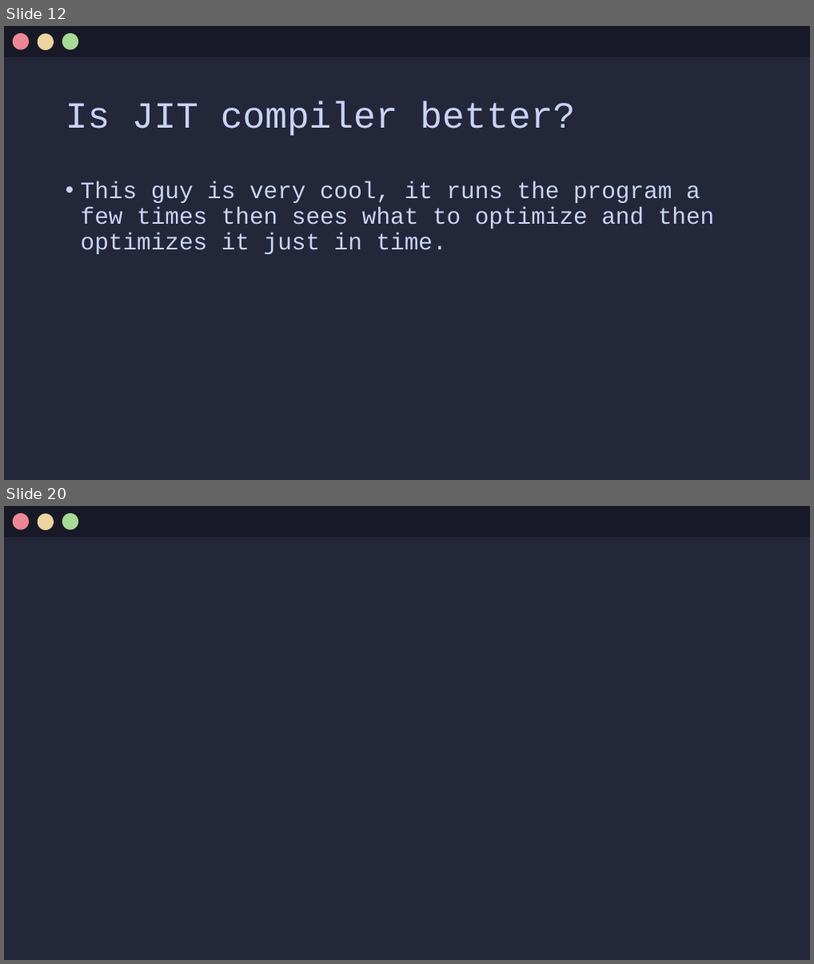
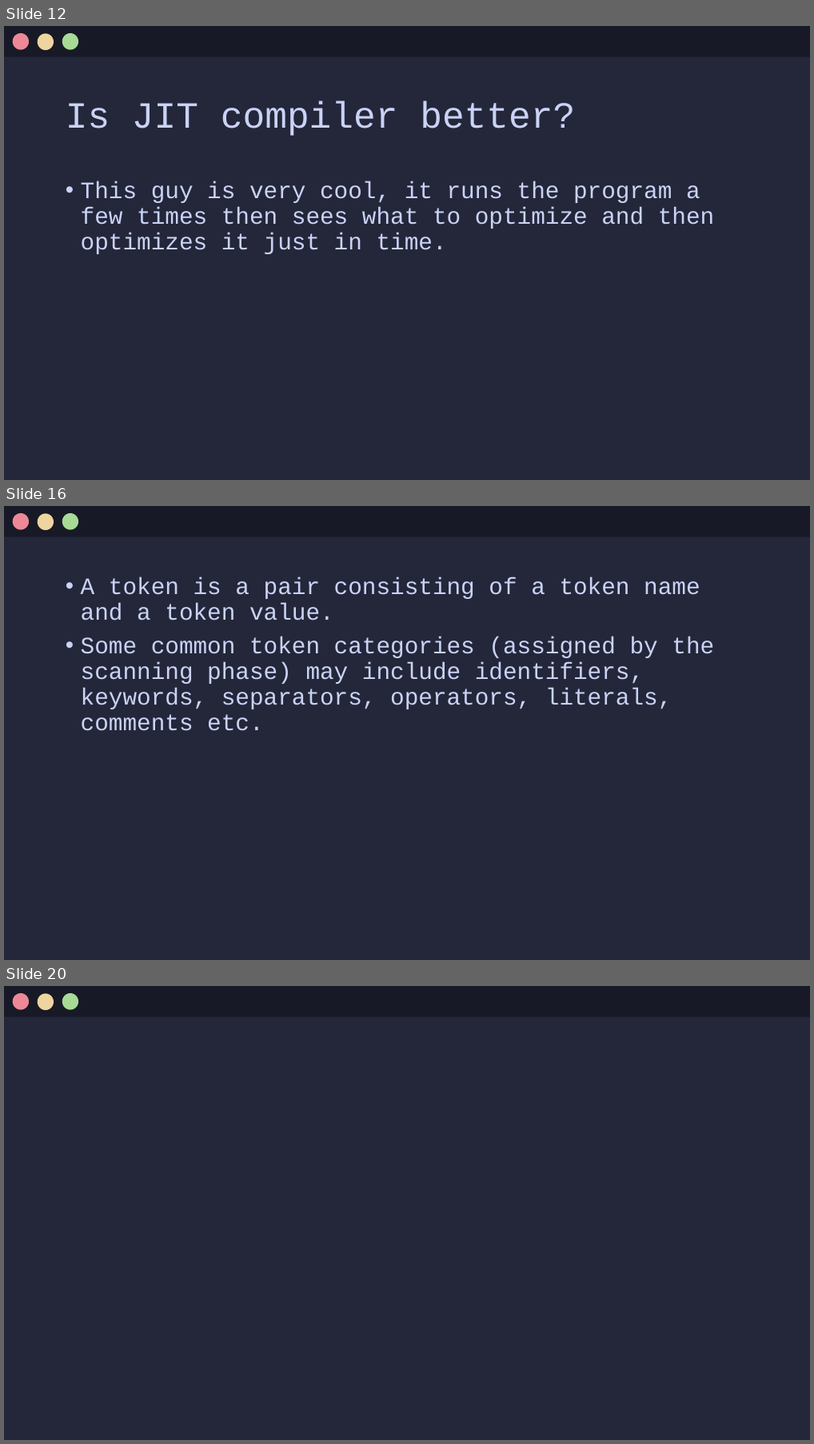
Before and after one commit to Jx-ls/custom-compiler, a slide deck: Compilers.odp. Shown one above the other, each under a label of ours: slides 12 and 20 before the commit, slides 12, 16 and 20 after it; the slides between them are not shown. The pictures are 814x964 and 814x1444 pixels, drawn with LibreOffice and Linux fonts; fonts in the diff are those of the drawing. Boxes give left, top, right and bottom in pixels: in the first picture for what was removed or moved away, otherwise in the second. Text is boxed around its words. In the diff, an @@ line names an element or a change of style, - is before the commit and + after.

```diff
--- a/Compilers.odp
+++ b/Compilers.odp
@@ slide 16 added at [4, 506, 810, 960], background #24273A @@
@@ rectangle added at [4, 506, 810, 537], fill #181926 @@
@@ ellipse added at [13, 513, 29, 529], fill #ED8796 @@
@@ ellipse added at [38, 513, 54, 529], fill #EED49F @@
@@ ellipse added at [62, 513, 78, 529], fill #A6DA95 @@
@@ text added at [81, 577, 714, 731], 28 pt, text #CAD3F5 @@
+• A token is a pair consisting of a token name and a token value.
+• Some common token categories (assigned by the scanning phase) may include identifiers, keywords, separators, operators, literals, comments etc.
```
Also in this commit, not shown: 3 slides changed, 5 other slides added, 9 slides removed.
